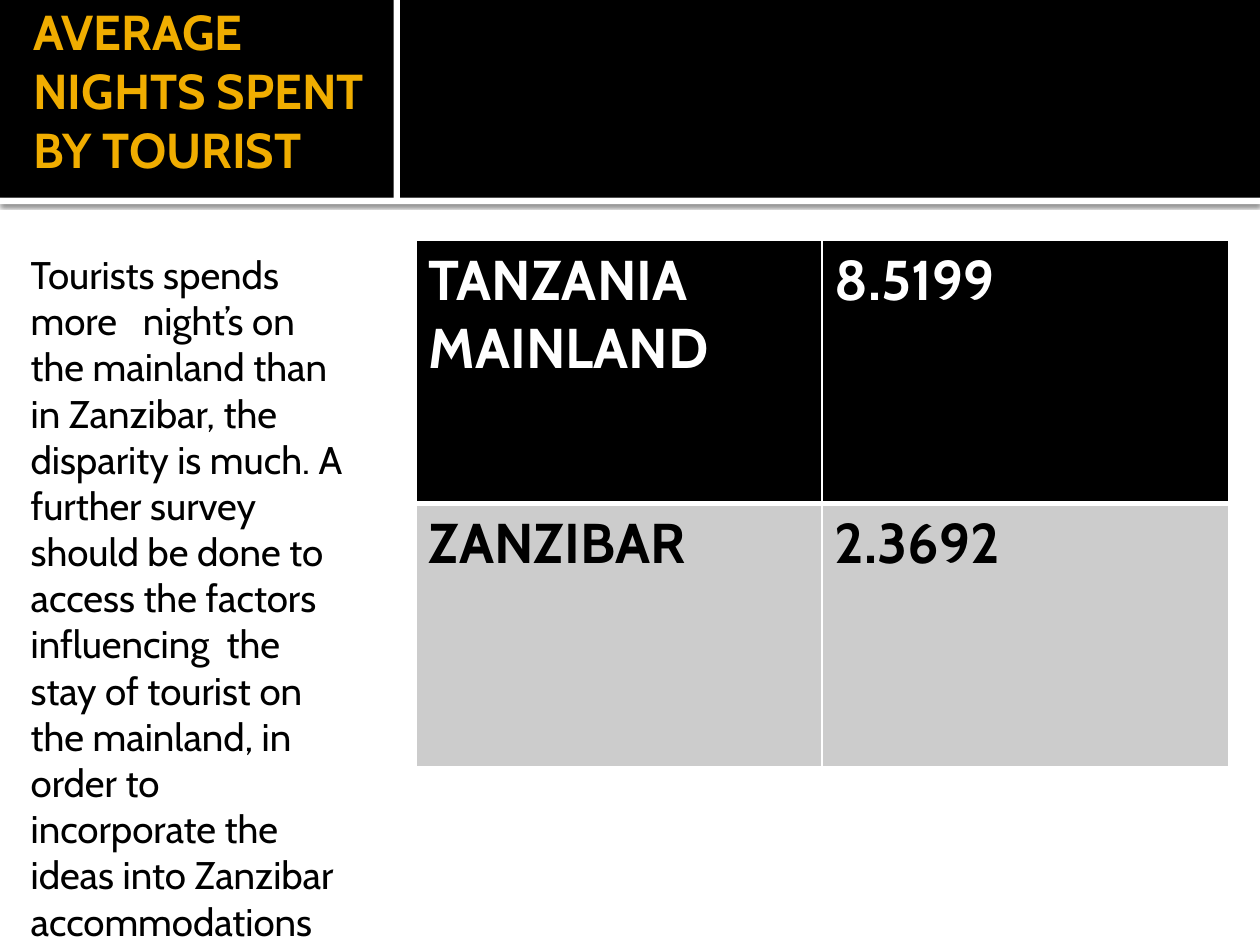
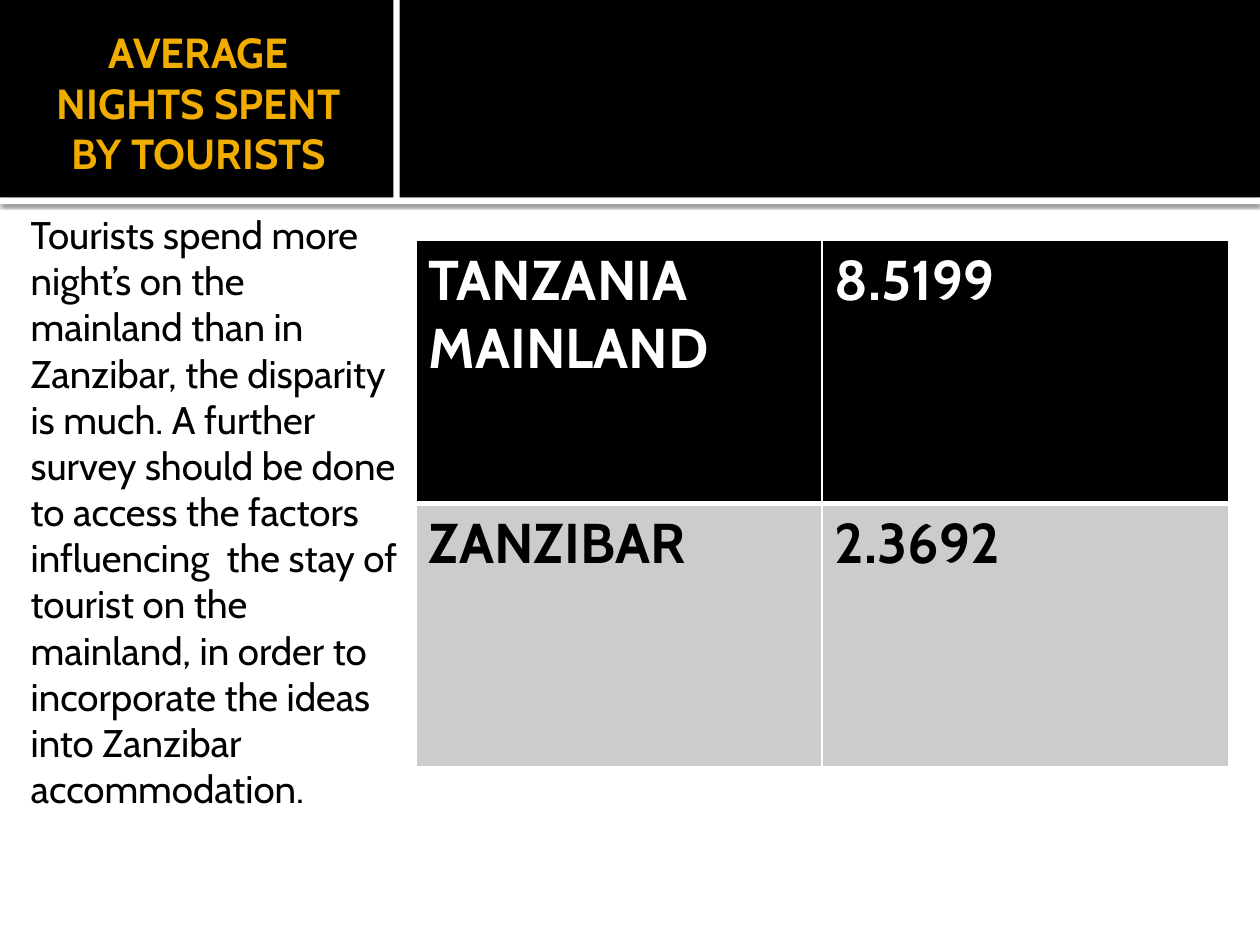
Before and after one commit to SuPaTeT/Code-Plateau-Group-2-Tanzania-Project, a slide deck: slide 19 of TANZANIA TOURIST REPORT.pptx. Drawn at 1260x945 pixels with LibreOffice and Linux fonts; fonts in the diff are those of the drawing. Boxes give left, top, right and bottom in pixels: in the first picture for what was removed or moved away, otherwise in the second. Text is boxed around its words. In the diff, an @@ line names an element or a change of style, - is before the commit and + after.

```diff
--- a/TANZANIA TOURIST REPORT.pptx
+++ b/TANZANIA TOURIST REPORT.pptx
@@ title "AVERAGE NIGHTS SPENT BY TOURISTS" at <box>57,38,341,170</box>: vertical alignment bottom to middle @@
@@ title at <box>57,38,341,170</box>: text changed; size 28 to 24 pt @@
-AVERAGE NIGHTS SPENT BY TOURIST
+AVERAGE NIGHTS SPENT BY TOURISTS
@@ text at <box>31,220,397,804</box>: text changed @@
-Tourists spends more night’s on the mainland than in Zanzibar, the disparity is much. A further survey should be done to access the factors influencing the stay of tourist on the mainland, in order to incorporate the ideas into Zanzibar accommodations
+Tourists spend more night’s on the mainland than in Zanzibar, the disparity is much. A further survey should be done to access the factors influencing the stay of tourist on the mainland, in order to incorporate the ideas into Zanzibar accommodation.
```
Also in this commit, not shown: 23 other slides changed, 1 slide added, 1 slide removed, 1 other file.
